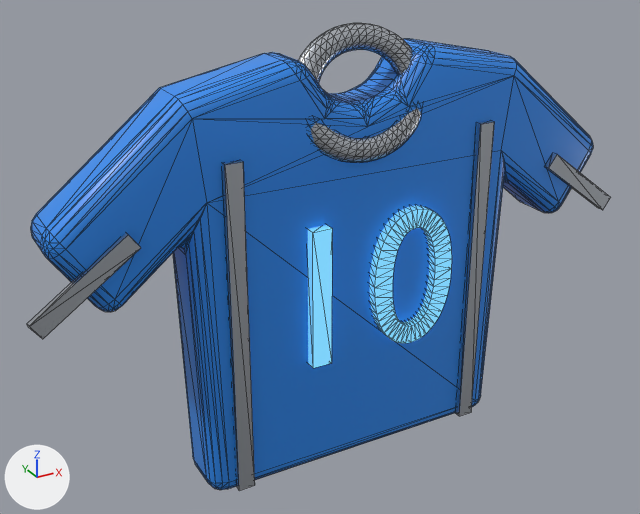
Two versions of the glTF model public/models/robe.glb, one commit apart.
One viewpoint serves both versions: a camera (50 mm lens) standing at (-1.048, -1.752, 0.879) and looking at (-0.067, 0.031, -0.013). Lighting does not change. The marker at lower left points along +X, +Y and +Z. The older version comes first. Mesh edges are drawn as thin lines. Vertices at exactly the same position are counted once.

The first picture shows 'robe'.
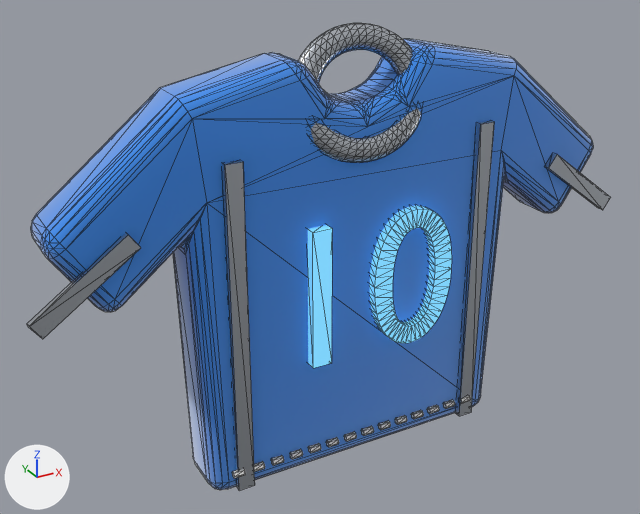
Changed parts and their boxes [x1, y1, x2, y2] in the pictures (640 x 514 px):
'robe', surface changed, reshaped
    both: [27, 23, 610, 491]
part 1 of me_outline, added
    after: [232, 469, 246, 479]
part 2 of me_outline, added
    after: [253, 461, 265, 472]
part 3 of me_outline, added
    after: [271, 455, 284, 466]
part 4 of me_outline, added
    after: [290, 449, 303, 459]
part 5 of me_outline, added
    after: [308, 443, 321, 453]
part 6 of me_outline, added
    after: [326, 437, 339, 447]
part 7 of me_outline, added
    after: [344, 432, 357, 442]
part 8 of me_outline, added
    after: [361, 426, 374, 436]
part 9 of me_outline, added
    after: [378, 421, 391, 430]
part 10 of me_outline, added
    after: [395, 415, 407, 425]
part 11 of me_outline, added
    after: [411, 410, 424, 419]
part 12 of me_outline, added
    after: [427, 405, 440, 414]
part 13 of me_outline, added
    after: [443, 400, 455, 409]
part 14 of me_outline, added
    after: [461, 396, 470, 404]

The edits, one by one:
In material 'Primary' (mat_primary), roughness goes from 0.36 to 0.85.
In material 'Primary' (mat_primary), sheen_weight is now set to 1.0.
Material 'Light' (mat_light) is new.
Its base color is (0.913, 0.913, 0.905) (white #f5f5f4).
Its roughness is 0.45.
me_outline is used by ob_robe; location (0.0, 0.0, 0.0).
me_outline had 1322 vertices, 2620 faces and spanned x -0.8..0.8, y -0.1..0.1, z -0.56..0.56.
me_outline now has 1490 vertices, 2900 faces and spans x -0.8..0.8, y -0.1..0.1, z -0.56..0.56.
me_outline part 1: a new loose piece, a 6-sided cylinder along x spanning x -0.373..-0.343, y -0.091..-0.073, z -0.499..-0.483, in mat_light (white #f5f5f4).
me_outline part 2: a new loose piece, a 6-sided cylinder along x spanning x -0.319..-0.29, y -0.091..-0.073, z -0.499..-0.483, in mat_light (white #f5f5f4).
me_outline part 3: a new loose piece, a 6-sided cylinder along x spanning x -0.266..-0.237, y -0.091..-0.073, z -0.499..-0.483, in mat_light (white #f5f5f4).
me_outline part 4: a new loose piece, a 6-sided cylinder along x spanning x -0.213..-0.184, y -0.091..-0.073, z -0.499..-0.483, in mat_light (white #f5f5f4).
me_outline part 5: a new loose piece, a 6-sided cylinder along x spanning x -0.16..-0.13, y -0.091..-0.073, z -0.499..-0.483, in mat_light (white #f5f5f4).
me_outline part 6: a new loose piece, a 6-sided cylinder along x spanning x -0.106..-0.077, y -0.091..-0.073, z -0.499..-0.483, in mat_light (white #f5f5f4).
me_outline part 7: a new loose piece, a 6-sided cylinder along x spanning x -0.053..-0.024, y -0.091..-0.073, z -0.499..-0.483, in mat_light (white #f5f5f4).
me_outline part 8: a new loose piece, a 6-sided cylinder along x spanning x 0.0..0.029, y -0.091..-0.073, z -0.499..-0.483, in mat_light (white #f5f5f4).
me_outline part 9: a new loose piece, a 6-sided cylinder along x spanning x 0.053..0.083, y -0.091..-0.073, z -0.499..-0.483, in mat_light (white #f5f5f4).
me_outline part 10: a new loose piece, a 6-sided cylinder along x spanning x 0.106..0.136, y -0.091..-0.073, z -0.499..-0.483, in mat_light (white #f5f5f4).
me_outline part 11: a new loose piece, a 6-sided cylinder along x spanning x 0.16..0.189, y -0.091..-0.073, z -0.499..-0.483, in mat_light (white #f5f5f4).
me_outline part 12: a new loose piece, a 6-sided cylinder along x spanning x 0.213..0.242, y -0.091..-0.073, z -0.499..-0.483, in mat_light (white #f5f5f4).
me_outline part 13: a new loose piece, a 6-sided cylinder along x spanning x 0.266..0.295, y -0.091..-0.073, z -0.499..-0.483, in mat_light (white #f5f5f4).
me_outline part 14: a new loose piece, a 6-sided cylinder along x spanning x 0.319..0.349, y -0.091..-0.073, z -0.499..-0.483, in mat_light (white #f5f5f4).
me_outline gains material mat_light (white #f5f5f4).
